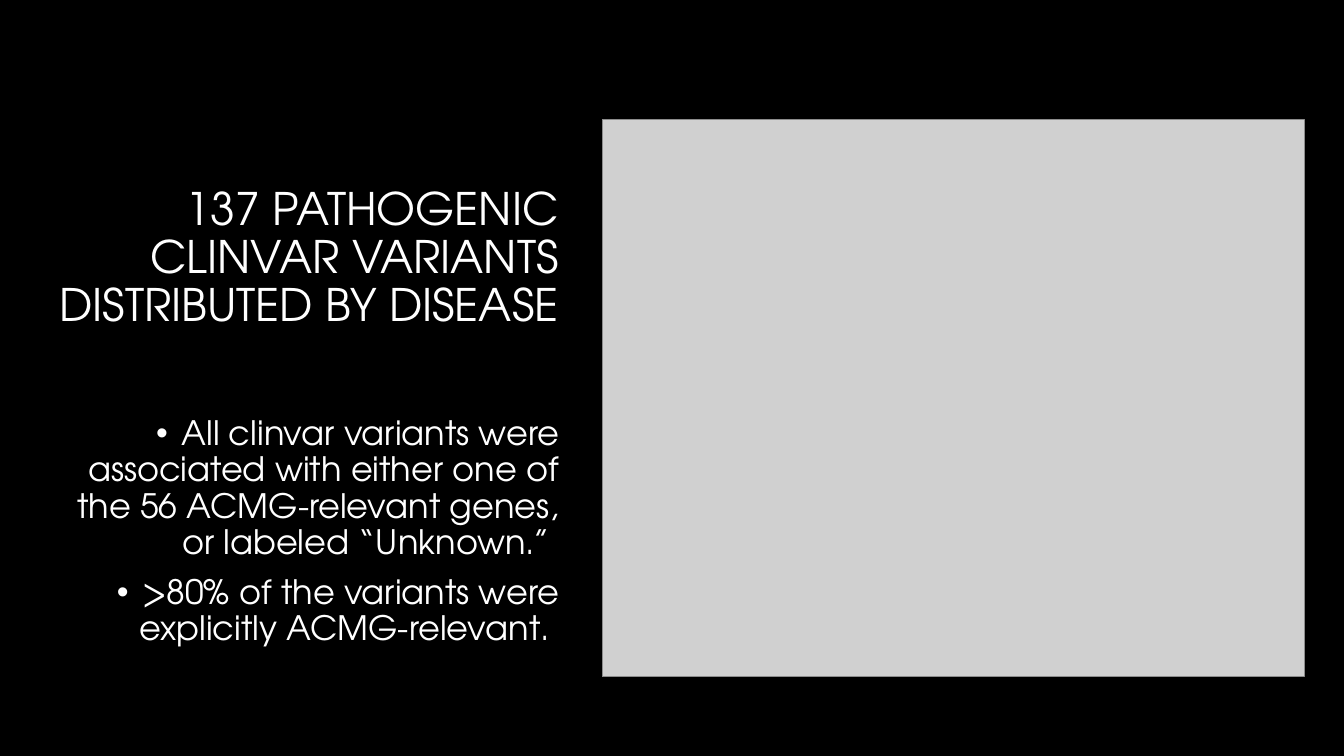
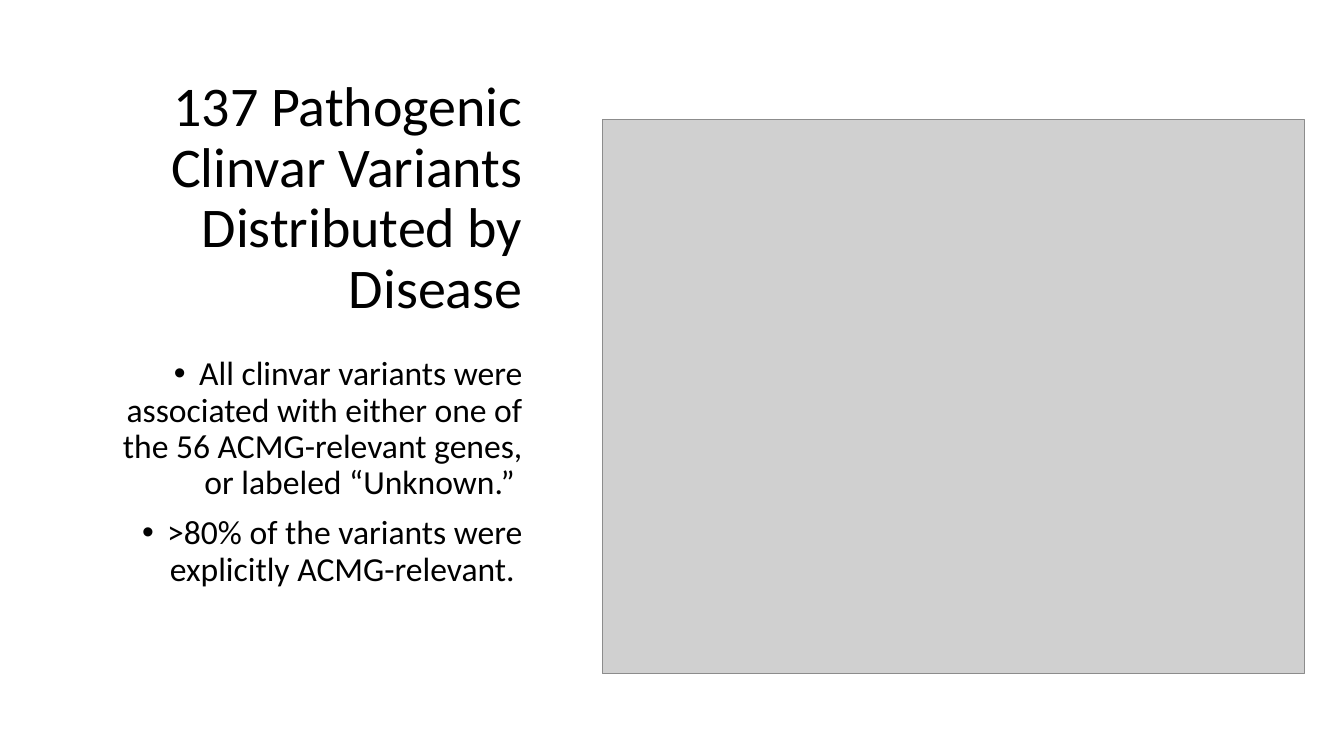
Before and after one commit to dfan/HST-2016, a slide deck: slide 13 of week_6/For_Zak.pptx (slide 7 before the commit). Drawn at 1344x756 pixels with LibreOffice and Linux fonts; fonts in the diff are those of the drawing; grey boxes stand for pictures; background and template pictures are left out. Boxes give left, top, right and bottom in pixels: in the first picture for what was removed or moved away, otherwise in the second. Text is boxed around its words. In the diff, an @@ line names an element or a change of style, - is before the commit and + after.

```diff
--- a/week_6/For_Zak.pptx
+++ b/week_6/For_Zak.pptx
@@ background #000000 to #FFFFFF @@
@@ title at (x1=171, y1=87, x2=522, y2=309): text changed; size 32 to 40 pt; font TeX Gyre Adventor to Calibri; text colour #FFFFFF to #000000 @@
-137 PATHOGENIC CLINVAR VARIANTS DISTRIBUTED BY DISEASE
+137 Pathogenic Clinvar Variants Distributed by Disease
@@ text "All clinvar variants were associated ..." moved from (x1=77, y1=420, x2=559, y2=647) to (x1=123, y1=361, x2=522, y2=587) @@
@@ text "All clinvar variants were associated ..." at (x1=123, y1=361, x2=522, y2=587): font TeX Gyre Adventor to Calibri, text colour #FFFFFF to #000000 @@
```
Also in this commit, not shown: 10 other slides changed, 17 slides added, 7 slides removed, 11 other files.
